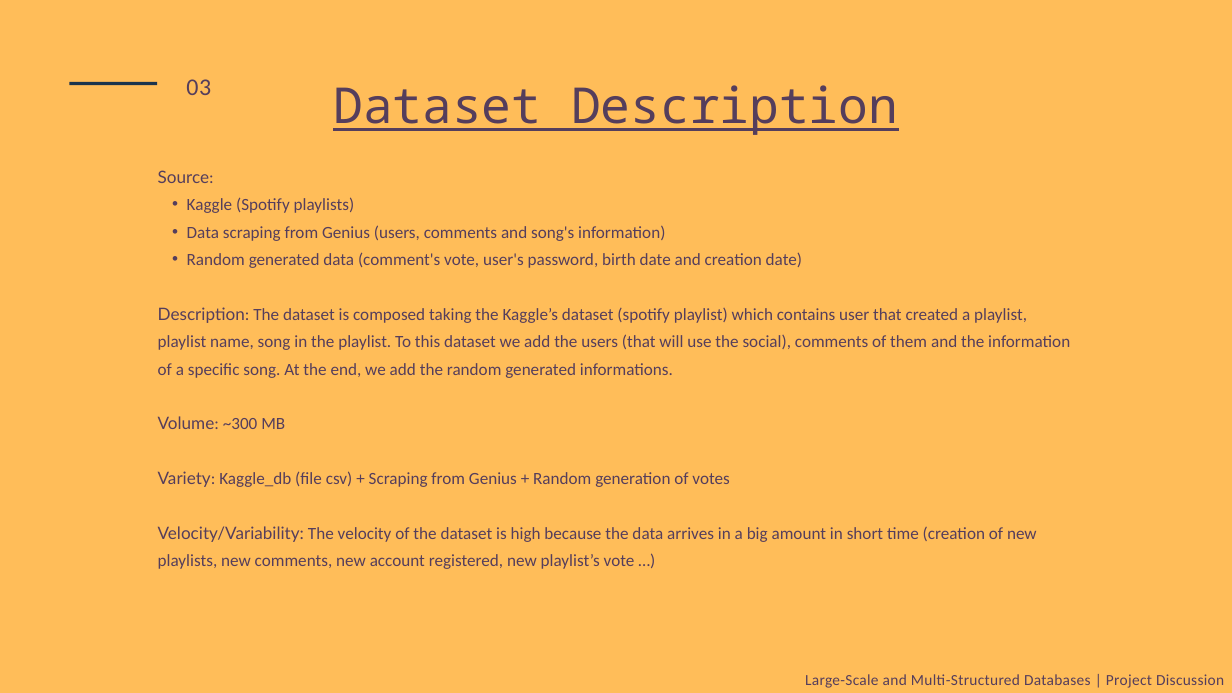
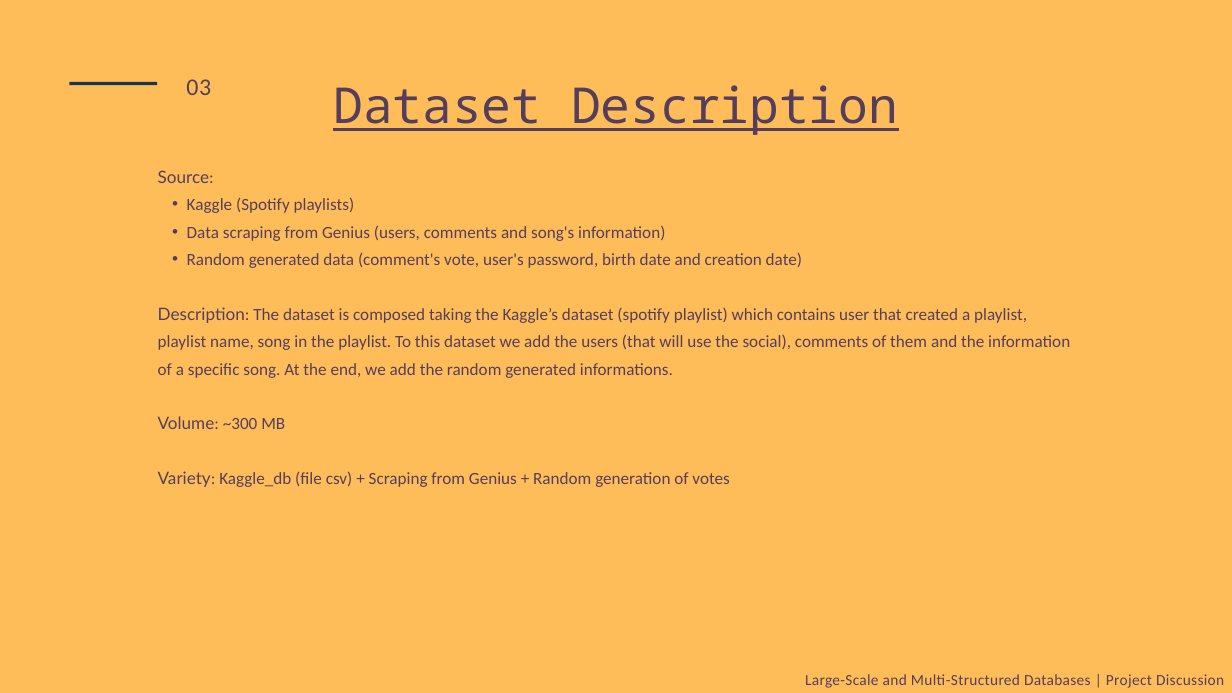
Before and after one commit to EhiSuper/syp, a slide deck: slide 3 of DesignPart/SYP_Project_Discussion.pptx. Drawn at 1232x693 pixels with LibreOffice and Linux fonts; fonts in the diff are those of the drawing. Boxes give left, top, right and bottom in pixels: in the first picture for what was removed or moved away, otherwise in the second. Text is boxed around its words. In the diff, an @@ line names an element or a change of style, - is before the commit and + after.

```diff
--- a/DesignPart/SYP_Project_Discussion.pptx
+++ b/DesignPart/SYP_Project_Discussion.pptx
@@ text at (x1=158, y1=526, x2=1037, y2=569): paragraph removed @@
-Velocity/Variability: The velocity of the dataset is high because the data arrives in a big amount in short time (creation of new playlists, new comments, new account registered, new playlist’s vote …)
```
Also in this commit, not shown: 2 other slides changed, 11 other files.
